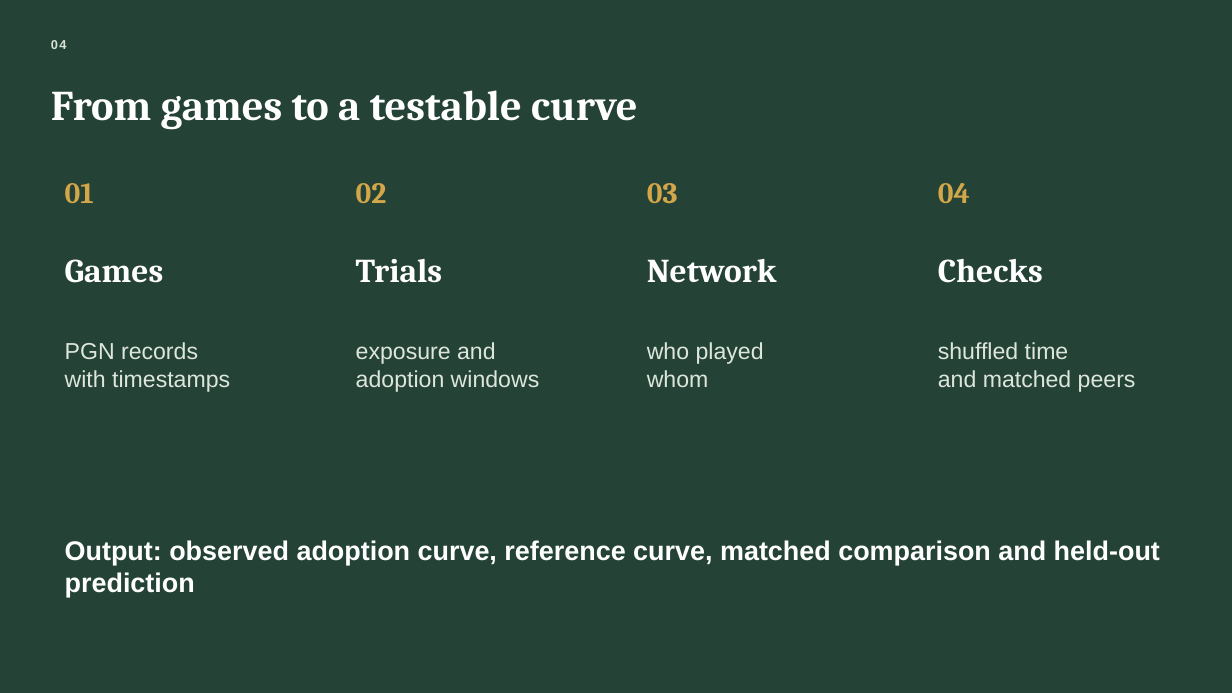
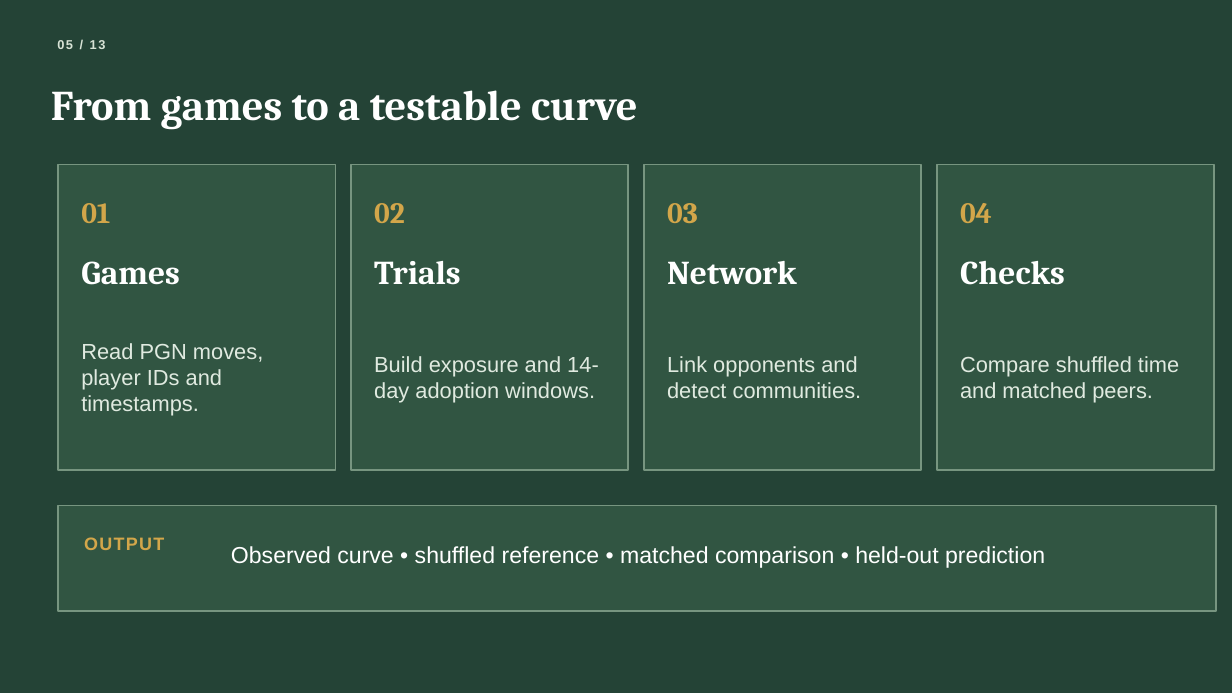
Before and after one commit to BlackBeanEagles/sna, a slide deck: slide 5 of docs/Chess_Opening_Contagion_Presentation.pptx. Drawn at 1232x693 pixels with LibreOffice and Linux fonts; fonts in the diff are those of the drawing. Boxes give left, top, right and bottom in pixels: in the first picture for what was removed or moved away, otherwise in the second. Text is boxed around its words. In the diff, an @@ line names an element or a change of style, - is before the commit and + after.

Commit message:
Polish presentation layout and add network figure

```diff
--- a/docs/Chess_Opening_Contagion_Presentation.pptx
+++ b/docs/Chess_Opening_Contagion_Presentation.pptx
@@ text at [57, 40, 106, 49]: text changed @@
-04
+05 / 13
@@ rectangle added at [58, 165, 335, 470], fill #315542, outline #779580 1.25 pt @@
@@ rectangle added at [351, 165, 628, 470], fill #315542, outline #779580 1.25 pt @@
@@ rectangle added at [644, 165, 921, 470], fill #315542, outline #779580 1.25 pt @@
@@ rectangle added at [937, 165, 1214, 470], fill #315542, outline #779580 1.25 pt @@
@@ text "01": place and size @@
-text "01" at [65, 183, 94, 203]
+text "01" at [81, 203, 110, 223]
@@ text "02": place and size @@
-text "02" at [356, 183, 387, 203]
+text "02" at [374, 203, 405, 223]
@@ text "03": place and size @@
-text "03" at [647, 183, 678, 203]
+text "03" at [667, 203, 698, 223]
@@ text "04": place and size @@
-text "04" at [938, 183, 970, 203]
+text "04" at [960, 203, 992, 223]
@@ text "Games": place and size @@
-text "Games" at [65, 259, 164, 283]
+text "Games" at [81, 261, 180, 285]
@@ text "Trials": place and size @@
-text "Trials" at [356, 259, 443, 283]
+text "Trials" at [374, 261, 461, 285]
@@ text "Network": place and size @@
-text "Network" at [647, 259, 777, 283]
+text "Network" at [667, 261, 797, 285]
@@ text "Checks": place and size @@
-text "Checks" at [938, 259, 1043, 283]
+text "Checks" at [960, 261, 1065, 285]
@@ text at [81, 343, 263, 416]: text changed; size 18 to 17 pt; text colour #DDE6DC to #E0EAE0 @@
-PGN records
-with timestamps
+Read PGN moves, player IDs and timestamps.
@@ text at [374, 356, 599, 403]: text changed; size 18 to 17 pt; text colour #DDE6DC to #E0EAE0 @@
-exposure and
-adoption windows
+Build exposure and 14-day adoption windows.
@@ text removed at [647, 342, 764, 387] @@
-who played
-whom
@@ text added at [667, 356, 862, 398], 17 pt, text #E0EAE0 @@
+Link opponents and detect communities.
@@ text at [960, 356, 1179, 403]: text changed; size 18 to 17 pt; text colour #DDE6DC to #E0EAE0 @@
-shuffled time
-and matched peers
+Compare shuffled time and matched peers.
@@ rectangle added at [58, 506, 1216, 611], fill #315542, outline #779580 1.25 pt @@
@@ text added at [84, 537, 164, 550], 14 pt, text #D3A64A, bold @@
+OUTPUT
@@ text at [231, 546, 1045, 568]: text changed; size 21 to 18 pt; bold off @@
-Output: observed adoption curve, reference curve, matched comparison and held-out prediction
+Observed curve • shuffled reference • matched comparison • held-out prediction
```
Also in this commit, not shown: 11 other slides changed, 1 other file.
